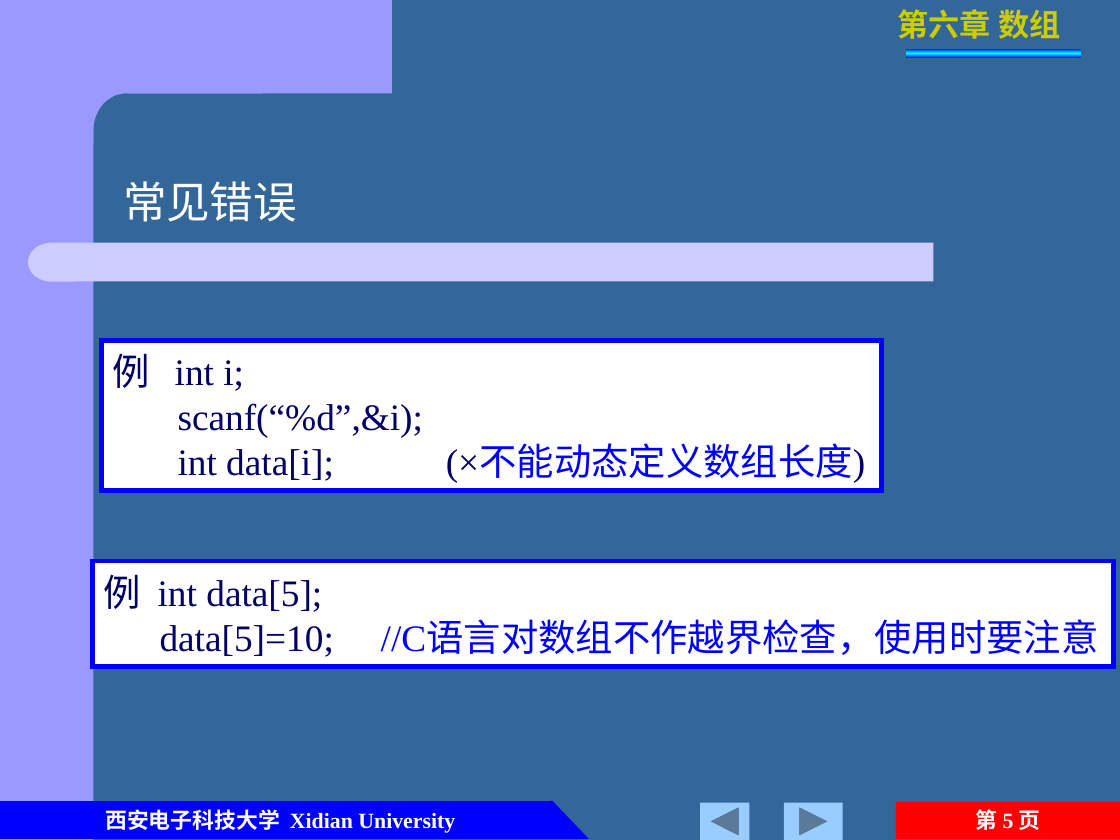
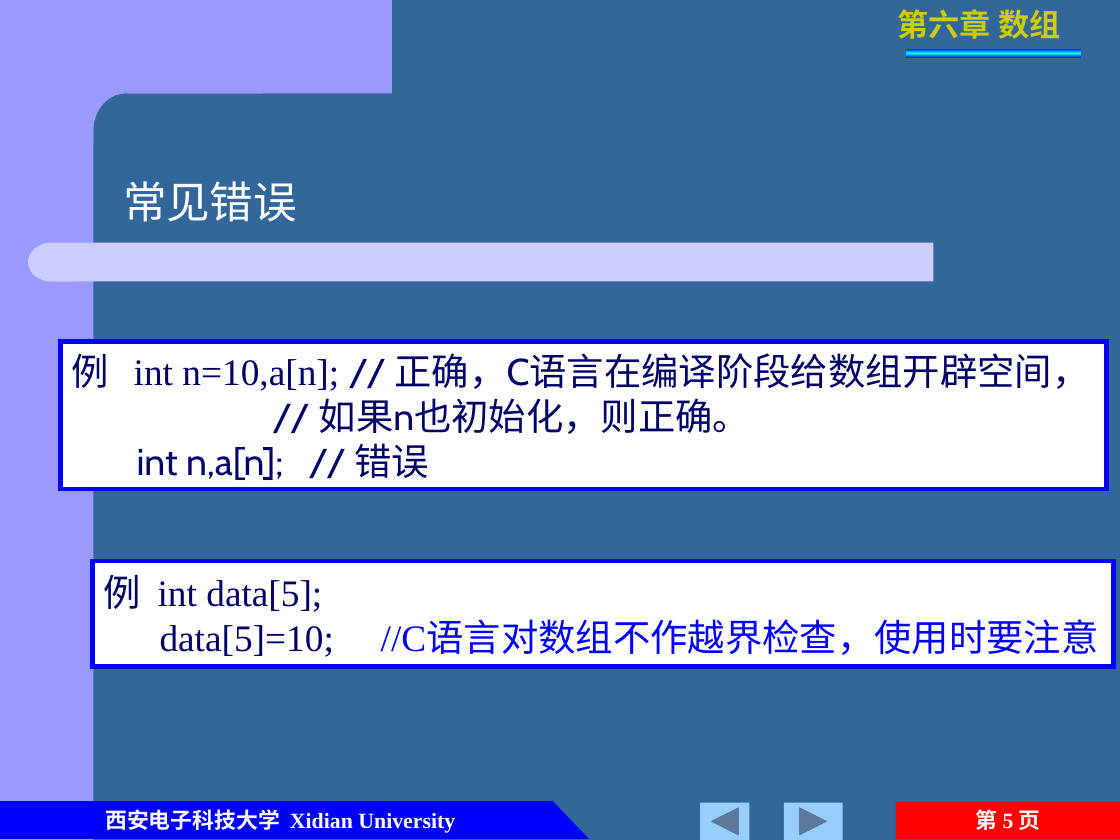
Before and after one commit to jtrfid/C-Repositories, a slide deck: slide 5 of 2015备课/课件/第6章 数组.pptx. Drawn at 1120x840 pixels with LibreOffice and Linux fonts; fonts in the diff are those of the drawing. Boxes give left, top, right and bottom in pixels: in the first picture for what was removed or moved away, otherwise in the second. Text is boxed around its words. In the diff, an @@ line names an element or a change of style, - is before the commit and + after.

Commit message:
int n，a[5];  //合法

```diff
--- a/2015备课/课件/第6章 数组.pptx
+++ b/2015备课/课件/第6章 数组.pptx
@@ rectangle "例 int n=10,a[n]; // 正确，C语言在编译阶段给数组开辟空间，" resized from (x1=101, y1=340, x2=881, y2=491) to (x1=60, y1=342, x2=1107, y2=489) @@
@@ text in rectangle at (x1=71, y1=353, x2=1090, y2=480): text changed; font Times New Roman to Cabin @@
-例 int i;
-scanf(“%d”,&i);
-int data[i]; (×不能动态定义数组长度)
+例 int n=10,a[n]; // 正确，C语言在编译阶段给数组开辟空间，
+// 如果n也初始化，则正确。
+int n,a[n]; // 错误
```
